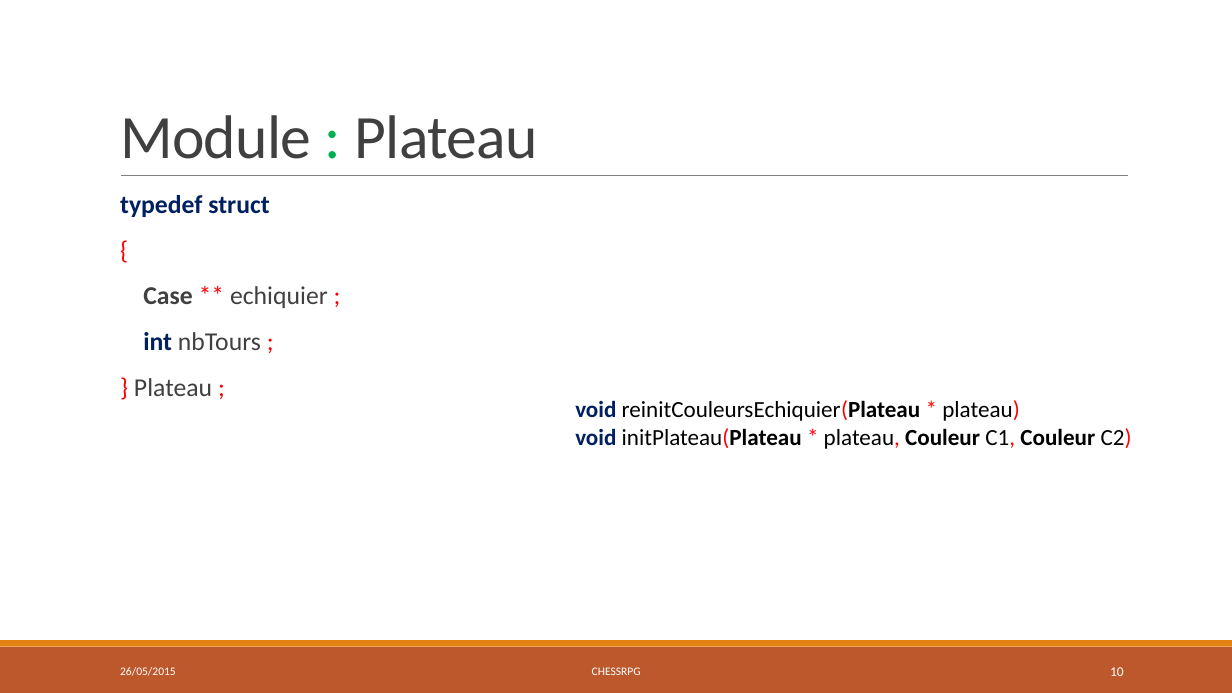
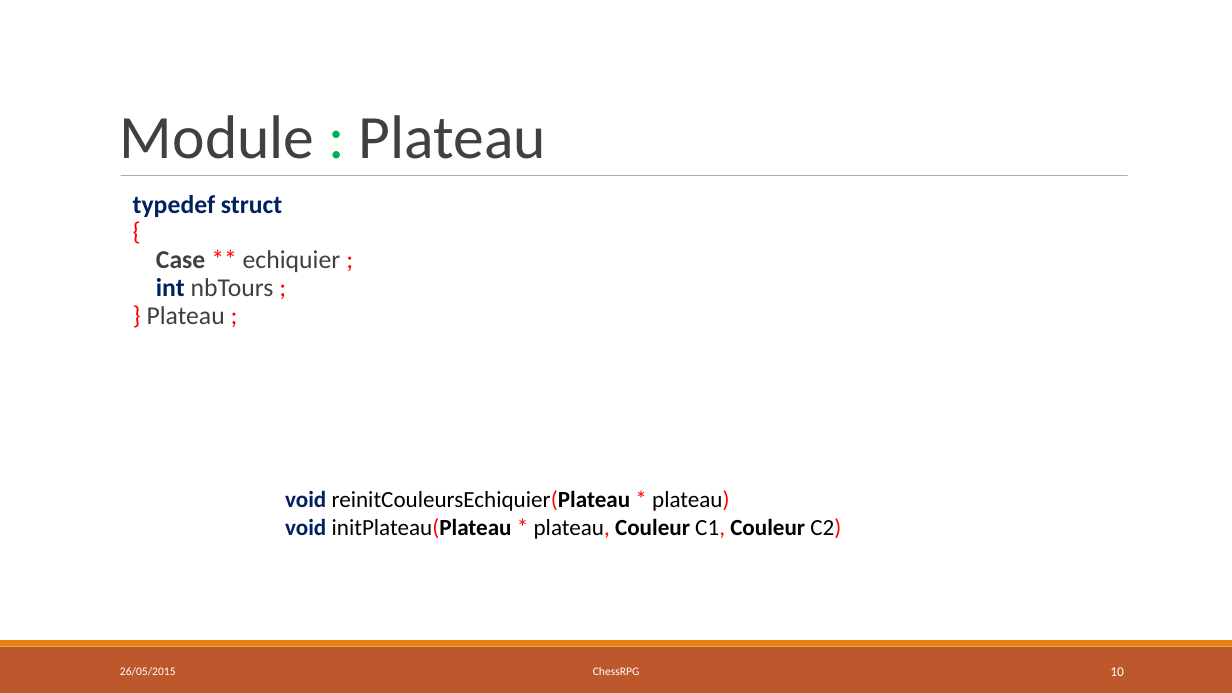
Before and after one commit to chessRPG/master, a slide deck: slide 10 of ChessRPG-présentation.pptx. Drawn at 1232x693 pixels with LibreOffice and Linux fonts; fonts in the diff are those of the drawing. Boxes give left, top, right and bottom in pixels: in the first picture for what was removed or moved away, otherwise in the second. Text is boxed around its words. In the diff, an @@ line names an element or a change of style, - is before the commit and + after.

```diff
--- a/ChessRPG-présentation.pptx
+++ b/ChessRPG-présentation.pptx
@@ text "Module : Plateau" at (120, 115, 546, 159): letter spacing -0.5 to 0 pt; line spacing 0.85 to 1 @@
@@ line (121, 176) - (1128, 176): stroke #808080 0.5 pt to #808080 0.51 pt @@
@@ text "typedef struct" at (133, 195, 341, 324): indent changed; less space between paragraphs @@
@@ text "void reinitCouleursEchiquier(Plateau * plateau)": place and size @@
-text "void reinitCouleursEchiquier(Plateau * plateau)" at (575, 400, 1132, 449)
+text "void reinitCouleursEchiquier(Plateau * plateau)" at (285, 490, 841, 539)
@@ text at (593, 667, 640, 675): text changed @@
-CHESSRPG
+ChessRPG
```
Also in this commit, not shown: 14 other slides changed, 2 other files.
